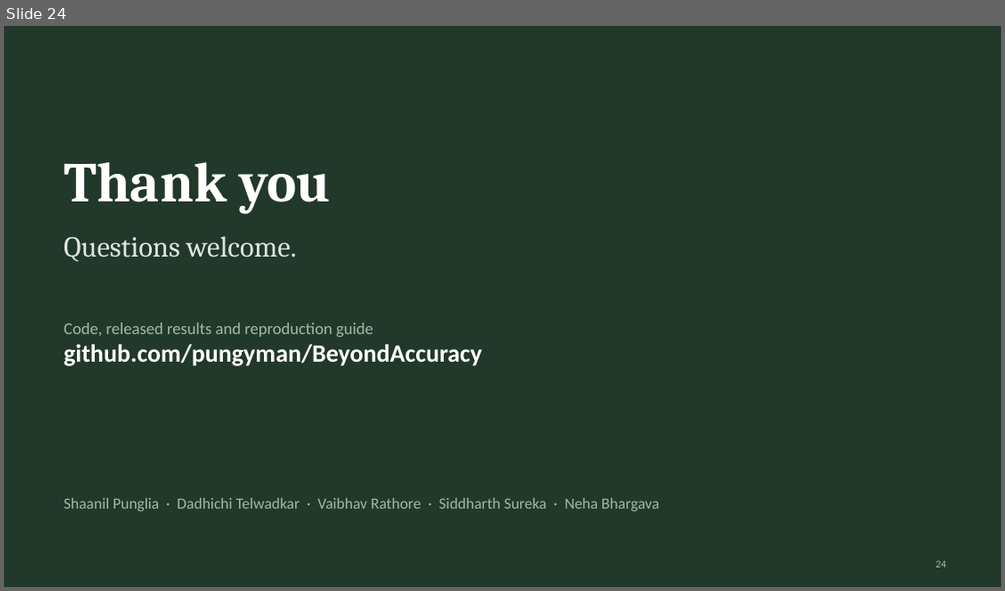
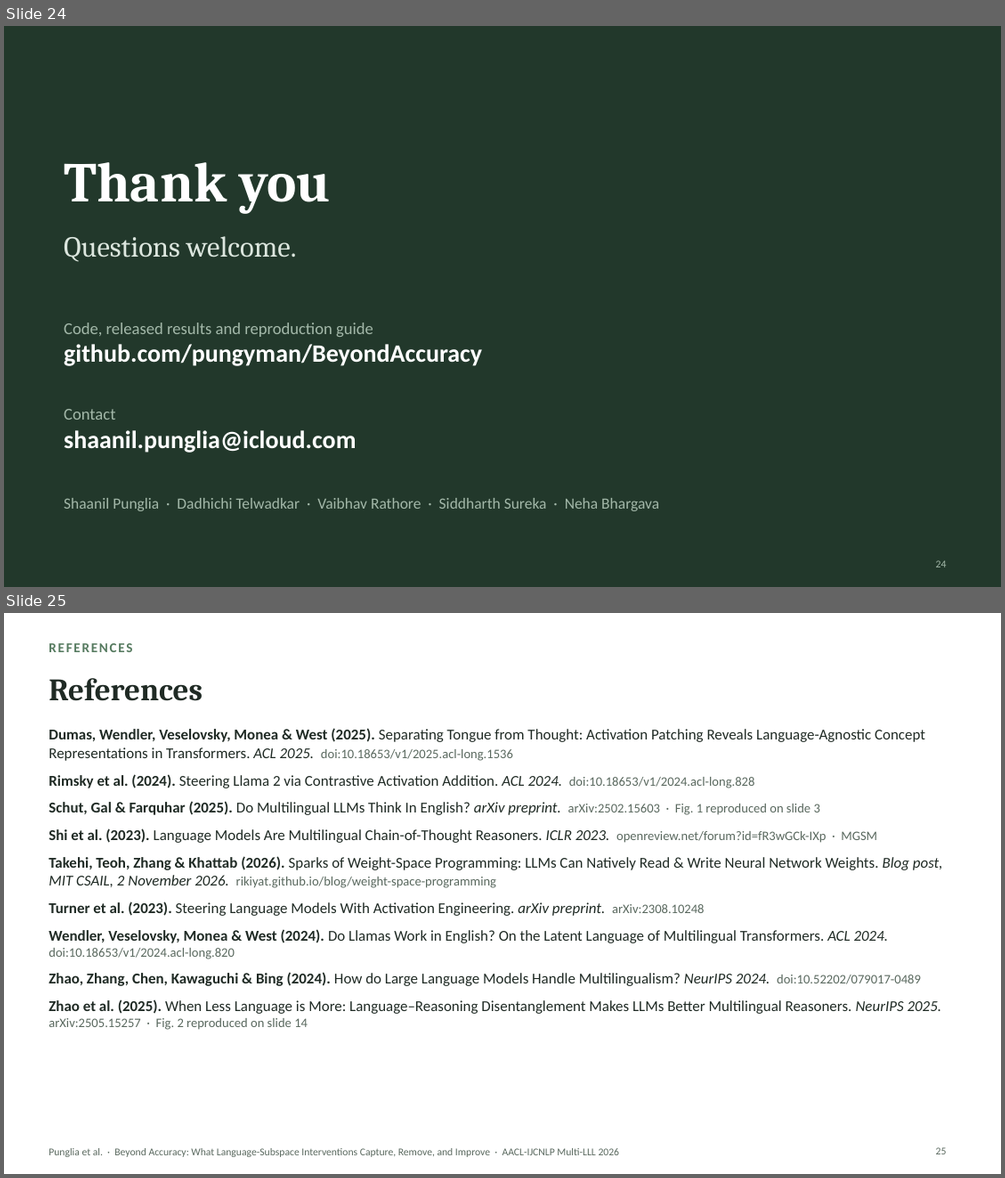
Before and after one commit to xiaoAugenstern/Multi-LLL-2026, a slide deck: assets/presentations/multilll-12-beyond-accuracy.pptx. Shown one above the other, each under a label of ours: slide 24 before the commit, slides 24 and 25 after it. The pictures are 1005x591 and 1005x1178 pixels, drawn with LibreOffice and Linux fonts; fonts in the diff are those of the drawing. Boxes give left, top, right and bottom in pixels: in the first picture for what was removed or moved away, otherwise in the second. Text is boxed around its words. In the diff, an @@ line names an element or a change of style, - is before the commit and + after.

Commit message:
Update Beyond Accuracy slides

```diff
--- a/assets/presentations/multilll-12-beyond-accuracy.pptx
+++ b/assets/presentations/multilll-12-beyond-accuracy.pptx
@@ slide 25 added at bbox=[4, 613, 1001, 1174], background #FFFFFF @@
@@ text added at bbox=[48, 643, 132, 652], 13 pt, text #557A5F, bold @@
+REFERENCES
@@ title added at bbox=[48, 678, 202, 701], 30 pt, text #1F2A24, bold @@
+References
@@ text added at bbox=[48, 728, 943, 1030], 14.5 pt, text #1F2A24 @@
+Dumas, Wendler, Veselovsky, Monea & West (2025). Separating Tongue from Thought: Activation Patching Reveals Language-Agnostic Concept Representations in Transformers. ACL 2025. doi:10.18653/v1/2025.acl-long.1536
+Rimsky et al. (2024). Steering Llama 2 via Contrastive Activation Addition. ACL 2024. doi:10.18653/v1/2024.acl-long.828
+Schut, Gal & Farquhar (2025). Do Multilingual LLMs Think In English? arXiv preprint. arXiv:2502.15603 · Fig. 1 reproduced on slide 3
+Shi et al. (2023). Language Models Are Multilingual Chain-of-Thought Reasoners. ICLR 2023. openreview.net/forum?id=fR3wGCk-IXp · MGSM
+Takehi, Teoh, Zhang & Khattab (2026). Sparks of Weight-Space Programming: LLMs Can Natively Read & Write Neural Network Weights. Blog post, MIT CSAIL, 2 November 2026. rikiyat.github.io/blog/weight-space-programming
+Turner et al. (2023). Steering Language Models With Activation Engineering. arXiv preprint. arXiv:2308.10248
+Wendler, Veselovsky, Monea & West (2024). Do Llamas Work in English? On the Latent Language of Multilingual Transformers. ACL 2024. doi:10.18653/v1/2024.acl-long.820
+Zhao, Zhang, Chen, Kawaguchi & Bing (2024). How do Large Language Models Handle Multilingualism? NeurIPS 2024. doi:10.52202/079017-0489
+Zhao et al. (2025). When Less Language is More: Language–Reasoning Disentanglement Makes LLMs Better Multilingual Reasoners. NeurIPS 2025. arXiv:2505.15257 · Fig. 2 reproduced on slide 14
@@ text added at bbox=[48, 1148, 620, 1157], 10 pt, text #5A695F @@
+Punglia et al. · Beyond Accuracy: What Language-Subspace Interventions Capture, Remove, and Improve · AACL-IJCNLP Multi-LLL 2026
@@ page number added at bbox=[936, 1147, 947, 1154], 10 pt, text #5A695F @@
+25
@@ slide 24 changed as well @@
@@ text added at bbox=[64, 409, 356, 452], 24 pt, text #FFFFFF, bold @@
+Contact
+shaanil.punglia@icloud.com
```
Also in this commit, not shown: 23 other slides changed, 1 other file.
